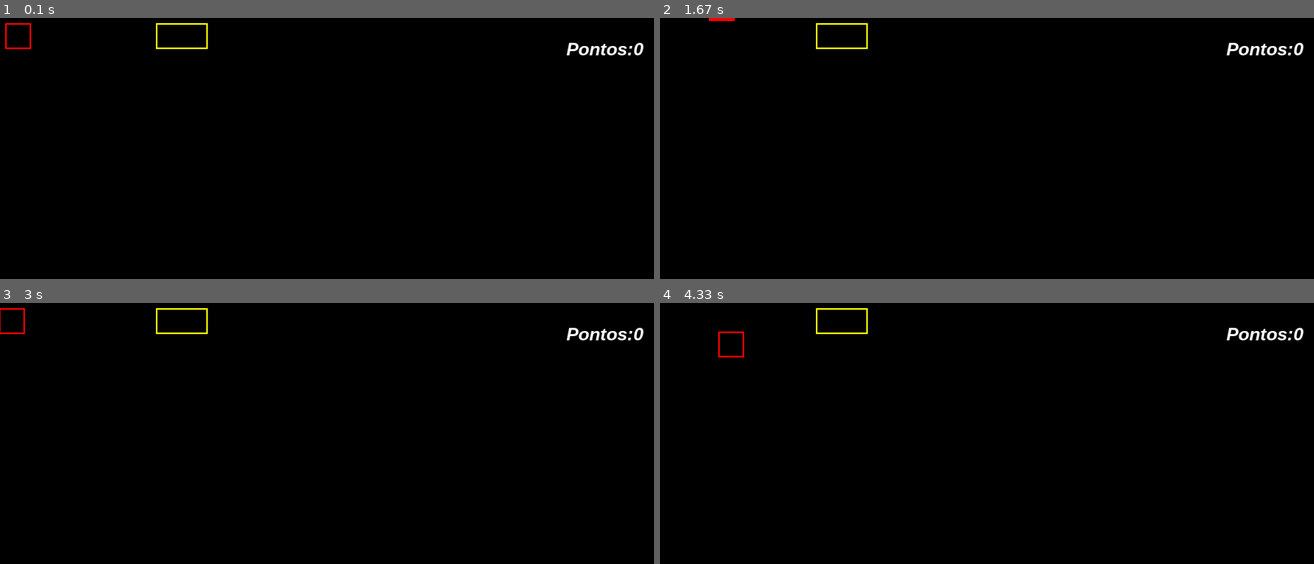
Above: before the commit, frames 1-4 (two rows, left to right).
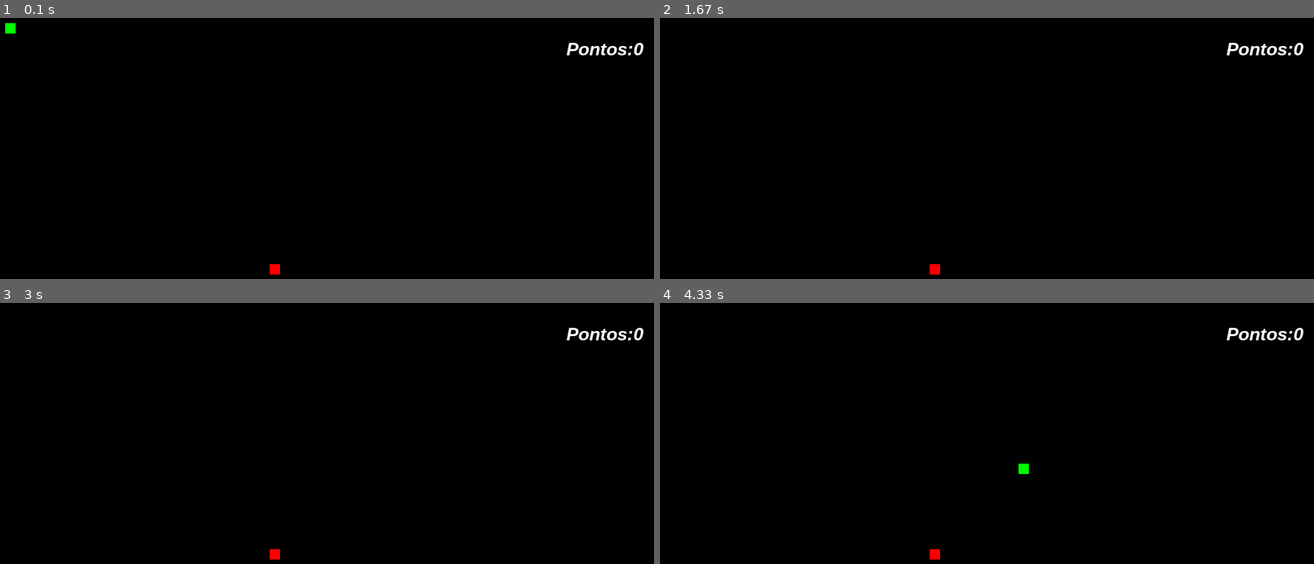
Above: after the commit, the same moments.

Repository: JulioNunesDev/Pygames
Game: pygame game, started from main.py
The game is run twice, just before and just after one commit, with the same random seed, the same clock (stepped at 60 frames per second) and the same inputs.
Inputs:
- Up to frame 1 (0.1 s): no input
- Up to frame 2 (1.67 s): hold Right 0.33-0.8 s; hold Up 0.83-1.13 s
- Up to frame 3 (3 s): hold Left 1.67-2.2 s; hold Down 2.23-2.53 s
- Up to frame 4 (4.33 s): hold Right 3.4-4.03 s; hold Down from 4.07 s (still down)

The runs differ from the first frame. In frame 1, 0.4% of the frame differs, in the area x 0-43%, y 1-99%; in frame 2, 0.3%; in frame 3, 0.4%; in frame 4, 0.4%, in the area x 8-57%, y 1-99%.

Commit message:
update: pos x,y

Diff:
--- a/main.py
+++ b/main.py
@@ -1,11 +1,19 @@
 import sys
 import pygame
 from settings.settings import *
+from random import randint
 
 largura = 1280
 altura = 720
 
 pygame.init()
+
+#Setando musicas
+pygame.mixer.music.set_volume(0.10)
+musica_de_fundo = pygame.mixer.music.load('./sons/BoxCat.mp3')
+pygame.mixer.music.play(-1)
+
+barulho_colisao = pygame.mixer.Sound('./sons/smw_coin.wav')
 
 screen = pygame.display.set_mode((largura, altura))
 pygame.display.set_caption('Julio Game');
@@ -13,9 +21,13 @@
 font = pygame.font.SysFont('arial', 35, True, True)
 pontos = 0
 fps = 60
-player = pygame.Rect(10, 10, 50, 50)
-player2 = pygame.Rect(300, 10, 100, 50)
-color = (255,255,0)
+
+x_maca = randint(40, 1000)
+y_maca =  randint(60, 700)
+
+
+cobra = pygame.Rect(10, 10, 20, 20)
+color = (255,0,0)
 
 
 
@@ -32,29 +44,33 @@
     keys = pygame.key.get_pressed()
 
     if keys[pygame.K_RIGHT]:
-        player.x += 3
+        cobra.x += 20
     elif keys[pygame.K_LEFT]:
-        player.x -= 3
+        cobra.x -= 20
     elif keys[pygame.K_UP]:
-        player.y -= 3
+        cobra.y -= 20
 
     elif keys[pygame.K_DOWN]:
-        player.y += 3
+        cobra.y += 20
 
-    if player.colliderect(player2):
-        color = (255, 0, 245)
-        pontos+=1
 
-    else:
-        color = (255, 255, 0)
 
-    if player.y >= altura:
-        player.y = 0
+    if cobra.y >= altura:
+        cobra.y = 0
 
 
     screen.fill((0, 0, 0))
-    pygame.draw.rect(screen, (255, 0 ,0), player, 3)
-    pygame.draw.rect(screen, color, player2, 3)
+    pygame.draw.rect(screen, (0, 255 ,0), cobra)
+    maca = pygame.draw.rect(screen, color, (x_maca, y_maca, 20, 20))
     clock.tick(fps)
     screen.blit(texto_fomatado, (1090, 40))
+
+
+    if cobra.colliderect(maca):
+        x_maca = randint(40, 1000)
+        y_maca = randint(40, 700)
+        pontos+=1
+        barulho_colisao.play()
+
+
     pygame.display.update()
